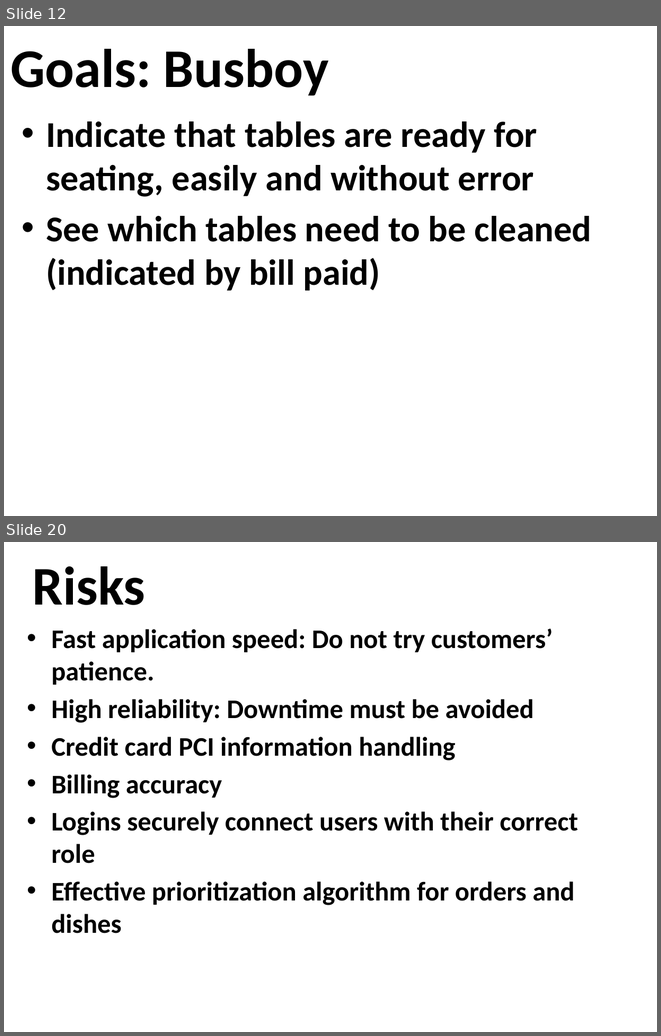
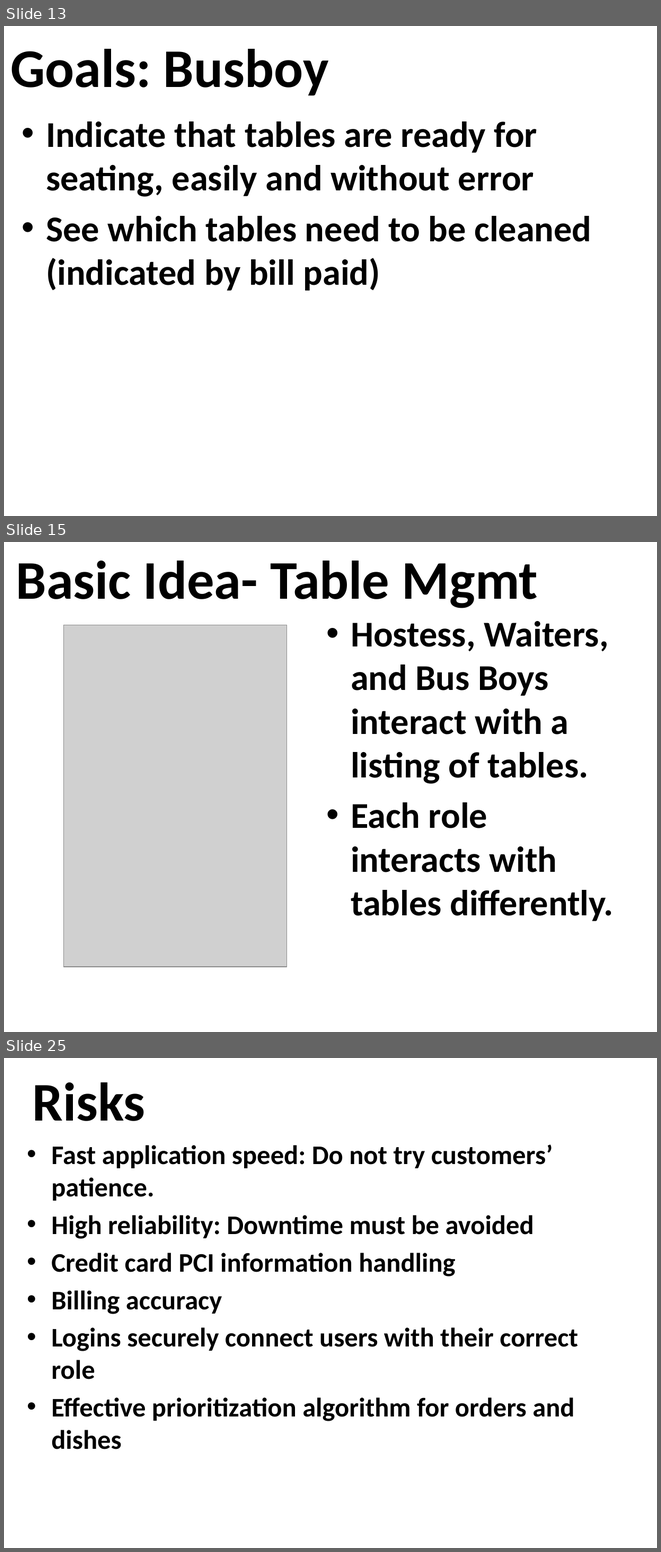
Before and after one commit to osmihi/Capstone, a slide deck: Project Documents/Group3_Presentation1_Capstone.pptx. Shown one above the other, each under a label of ours: slides 12 and 20 before the commit, slides 13, 15 and 25 after it; the slides between them are not shown. The pictures are 661x1036 and 661x1552 pixels, drawn with LibreOffice and Linux fonts; fonts in the diff are those of the drawing; grey boxes stand for pictures; background and template pictures are left out. Boxes give left, top, right and bottom in pixels: in the first picture for what was removed or moved away, otherwise in the second. Text is boxed around its words. In the diff, an @@ line names an element or a change of style, - is before the commit and + after.

```diff
--- a/Project Documents/Group3_Presentation1_Capstone.pptx
+++ b/Project Documents/Group3_Presentation1_Capstone.pptx
@@ slide 15 added at (4, 542, 657, 1032), background picture (left out) @@
@@ title added at (16, 561, 538, 608), 60 pt, text #000000, bold @@
+Basic Idea- Table Mgmt
@@ text added at (351, 621, 614, 921), 40 pt, text #000000, bold @@
+• Hostess, Waiters, and Bus Boys interact with a listing of tables.
+• Each role interacts with tables differently.
@@ picture added at (64, 625, 288, 967) @@
@@ what was slide 12 is now slide 13 @@
@@ what was slide 20 is now slide 25 @@
```
Also in this commit, not shown: 9 slides changed, 4 other slides added.
